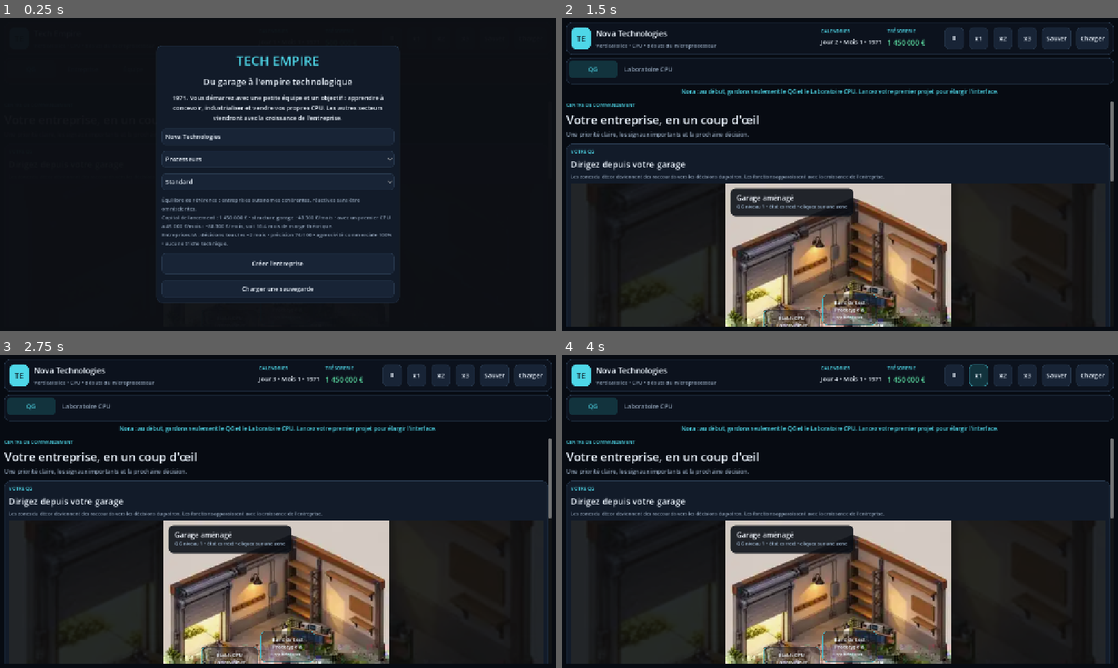
Above: before the commit, frames 1-4 (two rows, left to right).
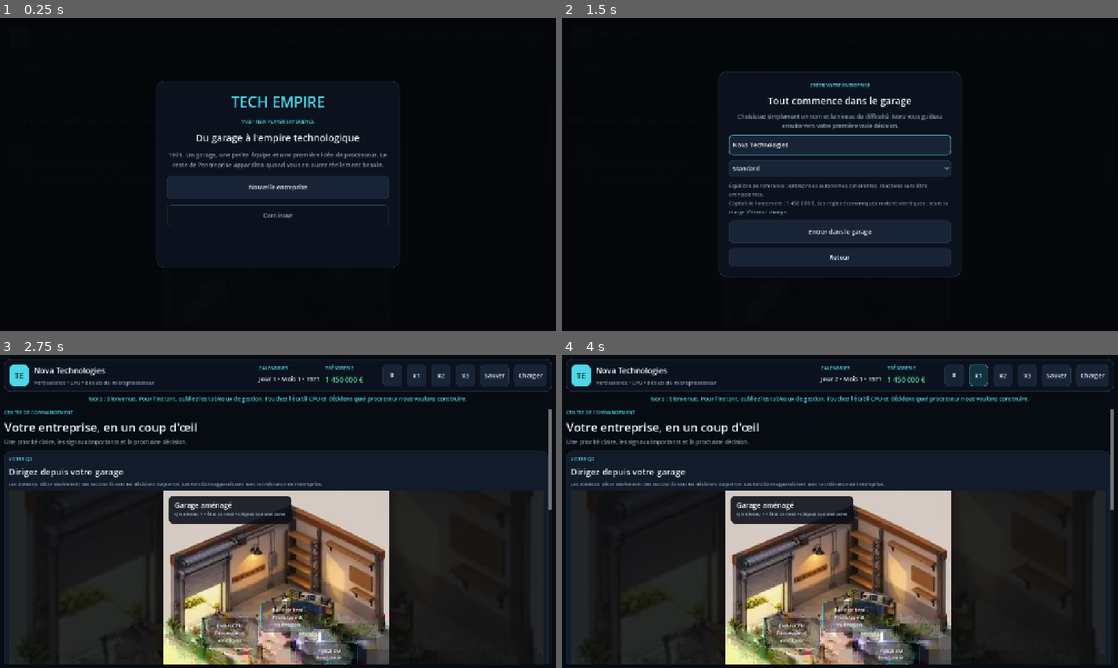
Above: after the commit, the same moments.

Repository: vadorus/addonhardwaregame2d
Game: Godot game, scene res://main.tscn
Two runs of this game, one before a commit and one after it. Both use one fixed random seed, a clock stepped at 60 frames per second and the inputs below.
Inputs (mouse positions are in pixels of both pictures, inside the frame that each line leads up to):
- Up to frame 1 (0.25 s): no input
- Up to frame 2 (1.5 s): click (840, 262) at 0.5 s, where only the run before the commit has a clickable "Créer l'entreprise"; click (840, 187) at 1.25 s, where only the run after the commit has a clickable "Nouvelle entreprise"
- Up to frame 3 (2.75 s): click (278, 567) at 2 s, where only the run after the commit has a clickable "Entrer dans le garage"
- Up to frame 4 (4 s): click "Ⅱ" at 2.75 s; click "x1" at 3.5 s

The runs differ from the first frame. In frame 1, 19% of the frame differs, in the area x 28-72%, y 8-92%; in frame 2, 42%, in the area x 0-100%, y 1-99%; in frame 3, 24%; in frame 4, 24%.

Commit message:
ux: replace setup form with title screen and short company creation

Diff:
--- a/main.gd
+++ b/main.gd
@@ -23,8 +23,11 @@
 var money_label: Label
 var status_label: Label
 var tabs: TabContainer
+var nav_panel: PanelContainer
 var setup_layer: Control
 var setup_panel: PanelContainer
+var setup_title_box: VBoxContainer
+var setup_creation_box: VBoxContainer
 var month_layer: Control
 var month_panel: PanelContainer
 var month_report_label: Label
@@ -119,6 +122,8 @@
 	resized.connect(_update_responsive_layout)
 	_refresh_all()
 	setup_layer.visible = not CompanyManager.created
+	if setup_layer.visible:
+		_show_title_screen()
 	call_deferred("_update_responsive_layout")
 
 func _process(_delta):
@@ -241,7 +246,7 @@
 	load_btn.pressed.connect(_load_game)
 	top.add_child(load_btn)
 
-	var nav_panel := _card(APP_SHELL, 12, 6)
+	nav_panel = _card(APP_SHELL, 12, 6)
 	root_box.add_child(nav_panel)
 	var nav_scroll := ScrollContainer.new()
 	nav_scroll.custom_minimum_size.y = 48
@@ -911,17 +916,80 @@
 
 func _build_setup_layer():
 	setup_layer = ColorRect.new()
-	setup_layer.color = Color(0.05,0.06,0.08,0.97)
+	setup_layer.color = Color(0.018, 0.026, 0.040, 0.985)
 	setup_layer.set_anchors_and_offsets_preset(Control.PRESET_FULL_RECT)
 	add_child(setup_layer)
-	var center:=CenterContainer.new(); center.set_anchors_and_offsets_preset(Control.PRESET_FULL_RECT); setup_layer.add_child(center)
-	setup_panel=PanelContainer.new(); setup_panel.custom_minimum_size=Vector2(560,420); center.add_child(setup_panel)
-	var box:=VBoxContainer.new(); box.add_theme_constant_override("separation",14); setup_panel.add_child(box)
-	var brand:=_label("TECH EMPIRE",30); brand.horizontal_alignment=HORIZONTAL_ALIGNMENT_CENTER; brand.add_theme_color_override("font_color", APP_CYAN); box.add_child(brand)
-	var title:=_label("Du garage à l'empire technologique",20); title.horizontal_alignment=HORIZONTAL_ALIGNMENT_CENTER; box.add_child(title)
-	var desc:=_label("1971. Vous démarrez avec une petite équipe et un objectif : apprendre à concevoir, industrialiser et vendre vos propres CPU. Les autres secteurs viendront avec la croissance de l'entreprise.",14); desc.autowrap_mode=TextServer.AUTOWRAP_WORD_SMART; desc.horizontal_alignment=HORIZONTAL_ALIGNMENT_CENTER; box.add_child(desc)
-	setup_name=LineEdit.new(); setup_name.placeholder_text="Nom de l'entreprise"; setup_name.text="Nova Technologies"; box.add_child(setup_name)
-	setup_sector=OptionButton.new(); _fill_sector_options(setup_sector); box.add_child(setup_sector)
+
+	var center := CenterContainer.new()
+	center.set_anchors_and_offsets_preset(Control.PRESET_FULL_RECT)
+	setup_layer.add_child(center)
+
+	setup_panel = _card(APP_SHELL, 18, 24)
+	setup_panel.custom_minimum_size = Vector2(560, 430)
+	center.add_child(setup_panel)
+
+	var shell := VBoxContainer.new()
+	shell.add_theme_constant_override("separation", 16)
+	setup_panel.add_child(shell)
+
+	setup_title_box = VBoxContainer.new()
+	setup_title_box.add_theme_constant_override("separation", 14)
+	shell.add_child(setup_title_box)
+
+	var brand := _label("TECH EMPIRE", 34)
+	brand.horizontal_alignment = HORIZONTAL_ALIGNMENT_CENTER
+	brand.add_theme_color_override("font_color", APP_CYAN)
+	setup_title_box.add_child(brand)
+	var version := _eyebrow("V0.5 • NEW PLAYER EXPERIENCE")
+	version.horizontal_alignment = HORIZONTAL_ALIGNMENT_CENTER
+	setup_title_box.add_child(version)
+	var title := _label("Du garage à l'empire technologique", 22)
+	title.horizontal_alignment = HORIZONTAL_ALIGNMENT_CENTER
+	setup_title_box.add_child(title)
+	var desc := _muted_label("1971. Un garage, une petite équipe et une première idée de processeur. Le reste de l'entreprise apparaîtra quand vous en aurez réellement besoin.", 14)
+	desc.autowrap_mode = TextServer.AUTOWRAP_WORD_SMART
+	desc.horizontal_alignment = HORIZONTAL_ALIGNMENT_CENTER
+	setup_title_box.add_child(desc)
+
+	var new_game := Button.new()
+	new_game.text = "Nouvelle entreprise"
+	new_game.custom_minimum_size.y = 54
+	new_game.pressed.connect(_show_creation_screen)
+	setup_title_box.add_child(new_game)
+
+	var continue_game := Button.new()
+	continue_game.text = "Continuer"
+	continue_game.custom_minimum_size.y = 48
+	continue_game.disabled = not FileAccess.file_exists(SaveManager.SAVE_PATH) and not FileAccess.file_exists(SaveManager.BACKUP_SAVE_PATH)
+	continue_game.pressed.connect(_load_game)
+	setup_title_box.add_child(continue_game)
+
+	setup_creation_box = VBoxContainer.new()
+	setup_creation_box.add_theme_constant_override("separation", 12)
+	setup_creation_box.visible = false
+	shell.add_child(setup_creation_box)
+
+	var create_kicker := _eyebrow("CRÉER VOTRE ENTREPRISE")
+	create_kicker.horizontal_alignment = HORIZONTAL_ALIGNMENT_CENTER
+	setup_creation_box.add_child(create_kicker)
+	var create_title := _label("Tout commence dans le garage", 22)
+	create_title.horizontal_alignment = HORIZONTAL_ALIGNMENT_CENTER
+	setup_creation_box.add_child(create_title)
+	var create_desc := _muted_label("Choisissez simplement un nom et le niveau de difficulté. Nora vous guidera ensuite vers votre première vraie décision.", 13)
+	create_desc.autowrap_mode = TextServer.AUTOWRAP_WORD_SMART
+	create_desc.horizontal_alignment = HORIZONTAL_ALIGNMENT_CENTER
+	setup_creation_box.add_child(create_desc)
+
+	setup_name = LineEdit.new()
+	setup_name.placeholder_text = "Nom de l'entreprise"
+	setup_name.text = "Nova Technologies"
+	setup_name.custom_minimum_size.y = 46
+	setup_creation_box.add_child(setup_name)
+
+	setup_sector = OptionButton.new()
+	_fill_sector_options(setup_sector)
+	_select_meta(setup_sector, "CPU")
+
 	setup_difficulty = OptionButton.new()
 	for difficulty_value in BalanceManager.profile_keys():
 		var difficulty := str(difficulty_value)
@@ -929,13 +997,38 @@
 		setup_difficulty.set_item_metadata(setup_difficulty.item_count - 1, difficulty)
 	_select_meta(setup_difficulty, "STANDARD")
 	setup_difficulty.item_selected.connect(func(_i): _refresh_setup_difficulty())
-	box.add_child(setup_difficulty)
+	setup_creation_box.add_child(setup_difficulty)
+
 	setup_difficulty_label = _muted_label("", 12)
 	setup_difficulty_label.autowrap_mode = TextServer.AUTOWRAP_WORD_SMART
-	box.add_child(setup_difficulty_label)
+	setup_creation_box.add_child(setup_difficulty_label)
 	_refresh_setup_difficulty()
-	var start:=Button.new(); start.text="Créer l'entreprise"; start.custom_minimum_size.y=48; start.pressed.connect(_start_new_game); box.add_child(start)
-	var load:=Button.new(); load.text="Charger une sauvegarde"; load.pressed.connect(_load_game); box.add_child(load)
+
+	var start := Button.new()
+	start.text = "Entrer dans le garage"
+	start.custom_minimum_size.y = 52
+	start.pressed.connect(_start_new_game)
+	setup_creation_box.add_child(start)
+
+	var back := Button.new()
+	back.text = "Retour"
+	back.custom_minimum_size.y = 42
+	back.pressed.connect(_show_title_screen)
+	setup_creation_box.add_child(back)
+
+func _show_title_screen() -> void:
+	if setup_title_box != null:
+		setup_title_box.visible = true
+	if setup_creation_box != null:
+		setup_creation_box.visible = false
+
+func _show_creation_screen() -> void:
+	if setup_title_box != null:
+		setup_title_box.visible = false
+	if setup_creation_box != null:
+		setup_creation_box.visible = true
+	if setup_name != null:
+		setup_name.grab_focus()
 
 func _build_month_layer():
 	month_layer=ColorRect.new(); month_layer.color=Color(0,0,0,0.72); month_layer.set_anchors_and_offsets_preset(Control.PRESET_FULL_RECT); month_layer.visible=false; add_child(month_layer)
@@ -1180,6 +1273,9 @@
 func _update_nav_state():
 	if tabs == null:
 		return
+	var garage_intro := CompanyManager.created and ResearchManager.projects.is_empty()
+	if nav_panel != null:
+		nav_panel.visible = not garage_intro
 	for i in range(nav_buttons.size()):
 		var button := nav_buttons[i]
 		var visible := true
@@ -1405,28 +1501,19 @@
 		return
 	var key := _meta(setup_difficulty)
 	var data := BalanceManager.profile_data(key)
-	# Projection locale du garage + budget CPU par défaut, sans modifier une partie en cours.
-	var base_company := 10500
-	var base_payroll := 32800
-	var base_first_cpu := 45000
-	var structural := int(round(float(base_company) * float(data.get("operating_cost", 1.0))))
-	structural += int(round(float(base_payroll) * float(data.get("salary_cost", 1.0))))
-	var with_first_cpu := structural + int(round(float(base_first_cpu) * float(data.get("research_cost", 1.0))))
 	var capital := int(data.get("starting_capital", 1450000))
-	var runway := float(capital) / maxf(float(with_first_cpu), 1.0)
-	var ai_profile := BalanceManager.company_ai_profile(key)
-	setup_difficulty_label.text = "%s\nCapital de lancement : %s € • structure garage ~%s €/mois • avec un premier CPU à 45 000 €/mois : ~%s €/mois, soit %.1f mois de marge théorique.\nEntreprises IA : décisions tous les ~%d mois • précision %.0f/100 • agressivité commerciale %.0f%% • aucune triche technique." % [
-		BalanceManager.profile_description(key), _money(capital), _money(structural), _money(with_first_cpu), runway,
-		int(ai_profile.get("decision_interval_months", 2)),
-		float(ai_profile.get("decision_quality", 0.74)) * 100.0,
-		float(ai_profile.get("commercial_aggression", 1.0)) * 100.0
+	setup_difficulty_label.text = "%s\nCapital de lancement : %s €. Les règles économiques restent identiques ; seule la marge d'erreur change." % [
+		BalanceManager.profile_description(key),
+		_money(capital)
 	]
 
 func _start_new_game():
-	SimulationManager.reset_all(setup_name.text,_meta(setup_sector),_meta(setup_difficulty))
-	setup_layer.visible=false
-	game_over_layer.visible=false
-	status_label.text="Nora : au début, gardons seulement le QG et le Laboratoire CPU. Lancez votre premier projet pour élargir l'interface."
+	SimulationManager.reset_all(setup_name.text, _meta(setup_sector), _meta(setup_difficulty))
+	setup_layer.visible = false
+	game_over_layer.visible = false
+	if tabs != null:
+		tabs.current_tab = 0
+	status_label.text = "Nora : bienvenue. Pour l'instant, oubliez les tableaux de gestion. Touchez l'établi CPU et décidons quel processeur nous voulons construire."
 	_refresh_all()
 
 func _load_game():
@@ -1476,8 +1563,9 @@
 	game_over_layer.visible = false
 	month_layer.visible = false
 	setup_layer.visible = true
+	_show_title_screen()
 	TimeManager.time_scale = 0.0
-	status_label.text = "Créez une nouvelle entreprise pour recommencer."
+	status_label.text = ""
 
 func _refresh_top():
 	company_label.text=CompanyManager.company_name if CompanyManager.created else "Tech Empire"
